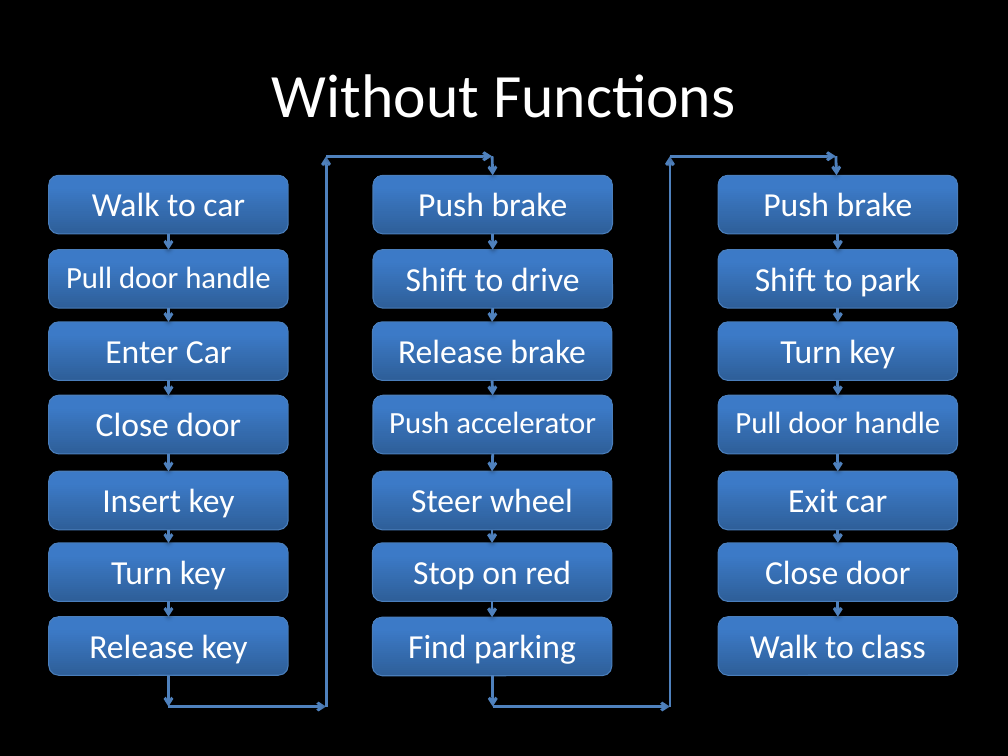
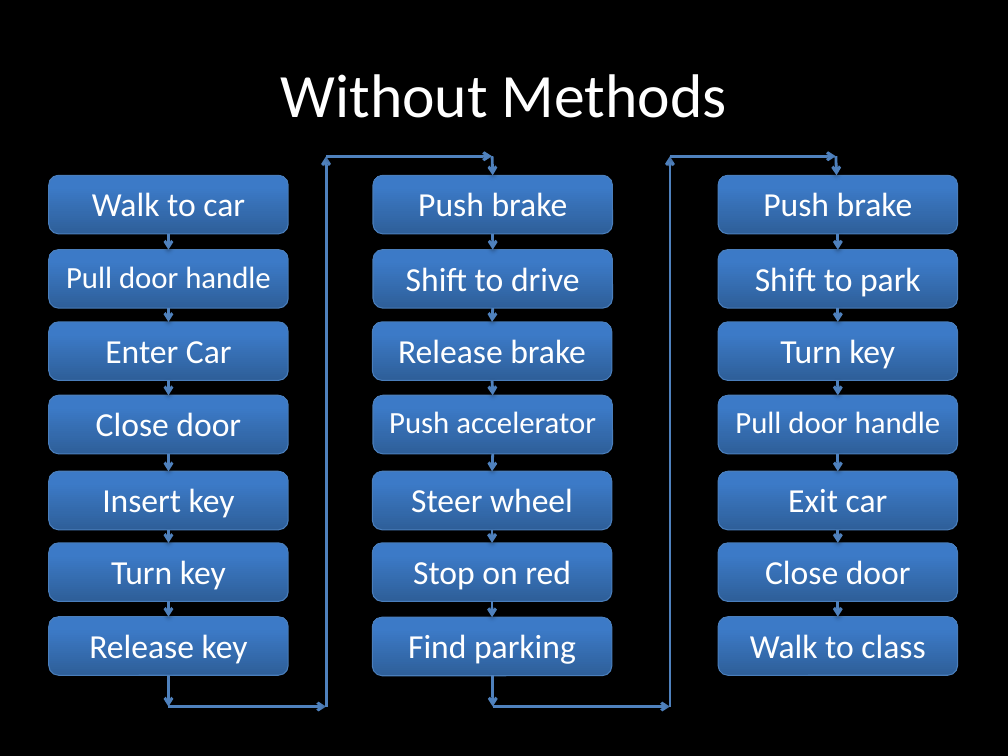
Before and after one commit to jessehartloff/Education, a slide deck: slide 9 of content/s18/cse115/media/115Slides/3-Functions.pptx. Drawn at 1008x756 pixels with LibreOffice and Linux fonts; fonts in the diff are those of the drawing. Boxes give left, top, right and bottom in pixels: in the first picture for what was removed or moved away, otherwise in the second. Text is boxed around its words. In the diff, an @@ line names an element or a change of style, - is before the commit and + after.

```diff
--- a/content/s18/cse115/media/115Slides/3-Functions.pptx
+++ b/content/s18/cse115/media/115Slides/3-Functions.pptx
@@ title at [281,74,727,118]: text changed @@
-Without Functions
+Without Methods
```
Also in this commit, not shown: 5 other slides changed, 2 other files.
